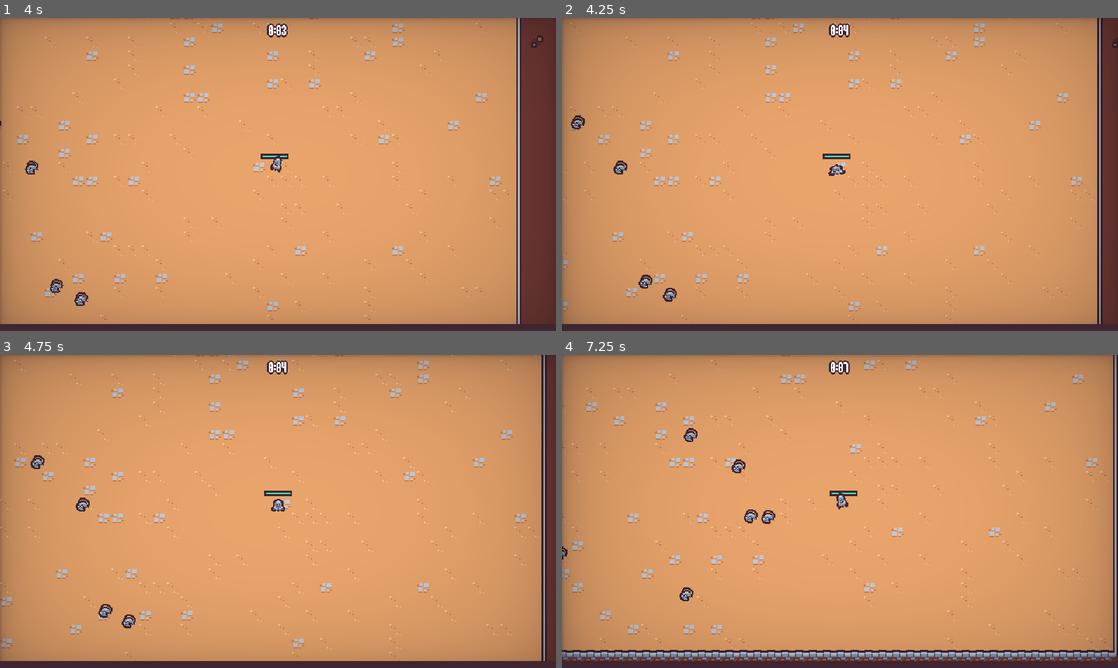
Above: before the commit, frames 1-4 (two rows, left to right).
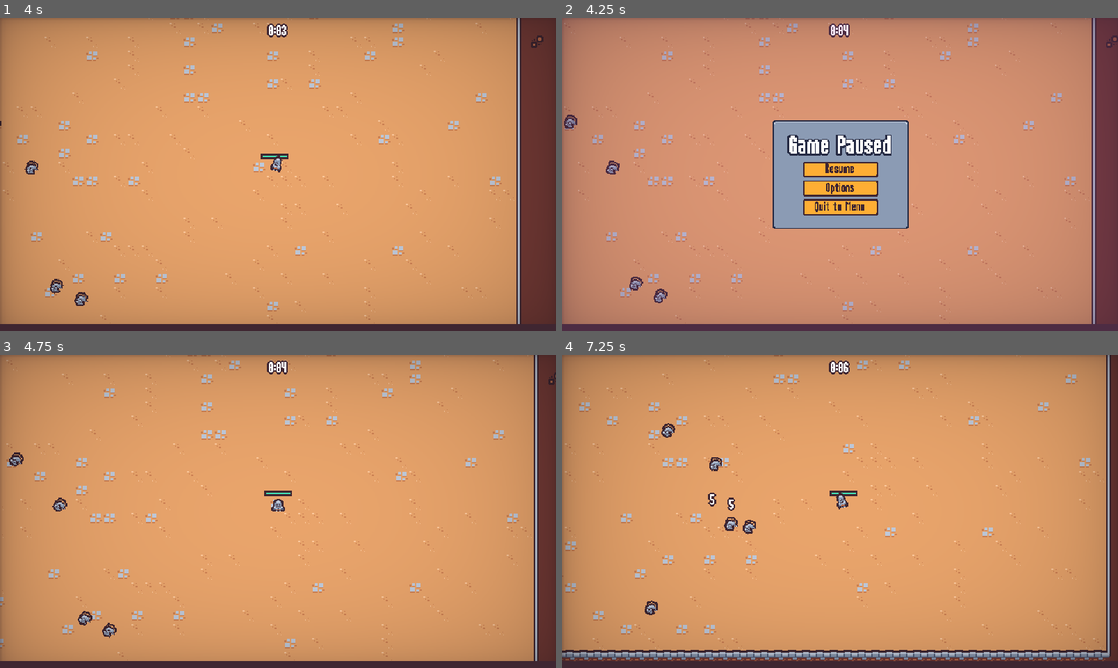
Above: after the commit, the same moments.

Repository: Destruction-Studios/Godot-Survival-Game
Game: Godot game, scene res://scenes/main/main.tscn
Same seed, same stepped clock (60 frames per second), same inputs: the game is played once before the commit and once after it. This scene is started directly instead of the project's main scene.
Inputs (mouse positions are in pixels of both pictures, inside the frame that each line leads up to):
- Up to frame 1 (4 s): tap Enter at 0.5 s; move the mouse to (400, 158) at 0.52 s; press the mouse at (400, 158) at 0.53 s; hold D (move_right) 0.53-1.28 s; move the mouse to (166, 190) at 1.27 s; release the mouse at (166, 190) at 1.28 s; hold S (move_down) 1.28-2.03 s; click (166, 190) at 1.35 s; move the mouse to (333, 105) at 2.02 s; press the mouse at (333, 105) at 2.03 s; hold D (move_right) 2.03-2.78 s; move the mouse to (250, 237) at 2.77 s; release the mouse at (250, 237) at 2.78 s; hold W (move_up) 2.78-3.53 s; click (250, 237) at 2.85 s; move the mouse to (444, 221) at 3.52 s; press the mouse at (444, 221) at 3.53 s; hold A (move_left) from 3.53 s (still down)
- Up to frame 2 (4.25 s): keep holding A (move_left); tap Escape (pause, bound only after the commit) at 4.15 s
- Up to frame 3 (4.75 s): release A (move_left) at 4.25 s; release the mouse at (444, 558) at 4.25 s; click (278, 505) at 4.25 s, where only the run after the commit has a clickable "Resume"
- Up to frame 4 (7.25 s): move the mouse to (673, 464) at 5.02 s; hold A (move_left) 5.03-5.78 s; click (673, 464) at 5.1 s; move the mouse to (867, 511) at 5.77 s; press the mouse at (867, 511) at 5.78 s; hold S (move_down) 5.78-6.53 s; move the mouse to (756, 433) at 6.52 s; release the mouse at (756, 433) at 6.53 s; hold D (move_right) from 6.53 s (still down); click (756, 433) at 6.6 s

Frame 1 is identical in both runs. In frame 2, 13% of the frame differs, in the area x 0-100%, y 0-98%; in frame 3, 6.4%; in frame 4, 7.4%.

Commit message:
Added Pause Menu

Diff:
--- a/project.godot
+++ b/project.godot
@@ -67,6 +67,11 @@
 "events": [Object(InputEventMouseButton,"resource_local_to_scene":false,"resource_name":"","device":-1,"window_id":0,"a …(258 unchanged characters)…
 ]
 }
+pause={
+"deadzone": 0.5,
+"events": [Object(InputEventKey,"resource_local_to_scene":false,"resource_name":"","device":-1,"window_id":0,"alt_pressed":false,"shift_pressed":false,"ctrl_pressed":false,"meta_pressed":false,"pressed":false,"keycode":0,"physical_keycode":4194305,"key_label":0,"unicode":0,"location":0,"echo":false,"script":null)
+]
+}
 
 [layer_names]
 
--- a/scenes/main/main.gd
+++ b/scenes/main/main.gd
@@ -2,10 +2,18 @@
 
 @export var end_screen_scene:PackedScene;
 
-@onready var player_entity = $%Player;
+@onready var player_entity = %Player;
+
+var pause_menu_scene = preload("res://scenes/ui/pause_menu.tscn")
 
 func _ready():
 	player_entity.health_component.died.connect(on_player_died)
+
+
+func _unhandled_input(event: InputEvent):
+	if event.is_action_pressed("pause"):
+		add_child(pause_menu_scene.instantiate())
+		get_tree().root.set_input_as_handled()
 
 
 func on_player_died():
--- a/scenes/ui/options_menu.tscn
+++ b/scenes/ui/options_menu.tscn
@@ -6,6 +6,7 @@
 [ext_resource type="PackedScene" uid="uid://ds57xh7hocofo" path="res://scenes/ui/sound_button.tscn" id="3_re13f"]
 
 [node name="OptionsMenu" type="CanvasLayer"]
+layer = 2
 script = ExtResource("1_gbb7m")
 
 [node name="TileMap" type="TileMap" parent="."]
@@ -103,3 +104,4 @@
 "
 
 [node name="Vignette" parent="." instance=ExtResource("2_23bqn")]
+layer = 3
--- /dev/null
+++ b/scenes/ui/pause_menu.gd
@@ -0,0 +1,68 @@
+extends CanvasLayer
+
+@onready var panel_container: PanelContainer = %PanelContainer
+@onready var resume_button: Button = %ResumeButton
+@onready var options_button: Button = %OptionsButton
+@onready var quit_button: Button = %QuitButton
+
+var options_menu_scene = preload("res://scenes/ui/options_menu.tscn")
+
+var is_closing = false
+
+func _ready():
+	get_tree().paused = true
+	panel_container.pivot_offset = panel_container.size/2
+
+	resume_button.pressed.connect(on_resume_pressed)
+	options_button.pressed.connect(on_options_pressed)
+	quit_button.pressed.connect(on_quit_pressed)
+
+	$AnimationPlayer.play("default")
+
+	var tween = create_tween()
+	tween.tween_property(panel_container, "scale", Vector2.ZERO, 0)
+	tween.tween_property(panel_container, "scale", Vector2.ONE, .3)\
+	.set_ease(Tween.EASE_OUT).set_trans(Tween.TRANS_BACK)
+
+
+func _unhandled_input(event: InputEvent):
+	if event.is_action_pressed("pause"):
+		get_tree().root.set_input_as_handled()
+		close()
+
+
+func close():
+	if is_closing:
+		return
+	is_closing = true
+
+	var tween = create_tween()
+	tween.tween_property(panel_container, "scale", Vector2.ONE, 0)
+	tween.tween_property(panel_container, "scale", Vector2.ZERO, .3)\
+	.set_ease(Tween.EASE_IN).set_trans(Tween.TRANS_QUAD)
+
+	await tween.finished
+
+	get_tree().paused = false
+
+	queue_free()
+
+
+func on_options_pressed():
+	var options_instance = options_menu_scene.instantiate()
+	add_child(options_instance)
+	options_instance.back_pressed.connect(on_options_back.bind(options_instance))
+
+
+func on_quit_pressed():
+	get_tree().paused = false
+	get_tree().change_scene_to_file("res://scenes/ui/main_menu.tscn")
+
+
+func on_options_back(options_menu:Node):
+	options_menu.queue_free()
+
+
+func on_resume_pressed():
+	$AnimationPlayer.play_backwards("default")
+	close()
--- /dev/null
+++ b/scenes/ui/pause_menu.tscn
@@ -0,0 +1,111 @@
+[gd_scene load_steps=6 format=3 uid="uid://ddvwxqpfcqxt7"]
+
+[ext_resource type="Script" path="res://scenes/ui/pause_menu.gd" id="1_a00p5"]
+[ext_resource type="PackedScene" uid="uid://ds57xh7hocofo" path="res://scenes/ui/sound_button.tscn" id="3_v8547"]
+
+[sub_resource type="Animation" id="Animation_1eu7s"]
+length = 0.001
+tracks/0/type = "value"
+tracks/0/imported = false
+tracks/0/enabled = true
+tracks/0/path = NodePath("ColorRect:modulate")
+tracks/0/interp = 1
+tracks/0/loop_wrap = true
+tracks/0/keys = {
+"times": PackedFloat32Array(0),
+"transitions": PackedFloat32Array(1),
+"update": 0,
+"values": [Color(1, 1, 1, 1)]
+}
+
+[sub_resource type="Animation" id="Animation_tm1li"]
+resource_name = "default"
+length = 0.15
+step = 0.05
+tracks/0/type = "value"
+tracks/0/imported = false
+tracks/0/enabled = true
+tracks/0/path = NodePath("ColorRect:modulate")
+tracks/0/interp = 1
+tracks/0/loop_wrap = true
+tracks/0/keys = {
+"times": PackedFloat32Array(0, 0.15),
+"transitions": PackedFloat32Array(1, 1),
+"update": 0,
+"values": [Color(1, 1, 1, 0), Color(1, 1, 1, 1)]
+}
+
+[sub_resource type="AnimationLibrary" id="AnimationLibrary_ga8fj"]
+_data = {
+"RESET": SubResource("Animation_1eu7s"),
+"default": SubResource("Animation_tm1li")
+}
+
+[node name="PauseMenu" type="CanvasLayer"]
+process_mode = 3
+script = ExtResource("1_a00p5")
+
+[node name="AnimationPlayer" type="AnimationPlayer" parent="."]
+libraries = {
+"": SubResource("AnimationLibrary_ga8fj")
+}
+
+[node name="ColorRect" type="ColorRect" parent="."]
+anchors_preset = 15
+anchor_right = 1.0
+anchor_bottom = 1.0
+grow_horizontal = 2
+grow_vertical = 2
+color = Color(0.607843, 0.298039, 0.639216, 0.352941)
+
+[node name="MarginContainer" type="MarginContainer" parent="."]
+anchors_preset = 15
+anchor_right = 1.0
+anchor_bottom = 1.0
+grow_horizontal = 2
+grow_vertical = 2
+
+[node name="PanelContainer" type="PanelContainer" parent="MarginContainer"]
+unique_name_in_owner = true
+custom_minimum_size = Vector2(180, 140)
+layout_mode = 2
+size_flags_horizontal = 4
+size_flags_vertical = 4
+
+[node name="MarginContainer" type="MarginContainer" parent="MarginContainer/PanelContainer"]
+layout_mode = 2
+theme_override_constants/margin_left = 8
+theme_override_constants/margin_top = 8
+theme_override_constants/margin_right = 8
+theme_override_constants/margin_bottom = 8
+
+[node name="VBoxContainer" type="VBoxContainer" parent="MarginContainer/PanelContainer/MarginContainer"]
+layout_mode = 2
+size_flags_horizontal = 4
+size_flags_vertical = 4
+
+[node name="Label" type="Label" parent="MarginContainer/PanelContainer/MarginContainer/VBoxContainer"]
+layout_mode = 2
+theme_type_variation = &"BlueOutlineLabel"
+theme_override_font_sizes/font_size = 32
+text = "Game Paused"
+
+[node name="VBoxContainer" type="VBoxContainer" parent="MarginContainer/PanelContainer/MarginContainer/VBoxContainer"]
+custom_minimum_size = Vector2(100, 0)
+layout_mode = 2
+size_flags_horizontal = 4
+
+[node name="ResumeButton" parent="MarginContainer/PanelContainer/MarginContainer/VBoxContainer/VBoxContainer" instance=ExtResource("3_v8547")]
+unique_name_in_owner = true
+layout_mode = 2
+text = "Resume"
+
+[node name="OptionsButton" parent="MarginContainer/PanelContainer/MarginContainer/VBoxContainer/VBoxContainer" instance=ExtResource("3_v8547")]
+unique_name_in_owner = true
+layout_mode = 2
+text = "Options"
+
+[node name="QuitButton" parent="MarginContainer/PanelContainer/MarginContainer/VBoxContainer/VBoxContainer" instance=ExtResource("3_v8547")]
+unique_name_in_owner = true
+layout_mode = 2
+text = "Quit to Menu"
